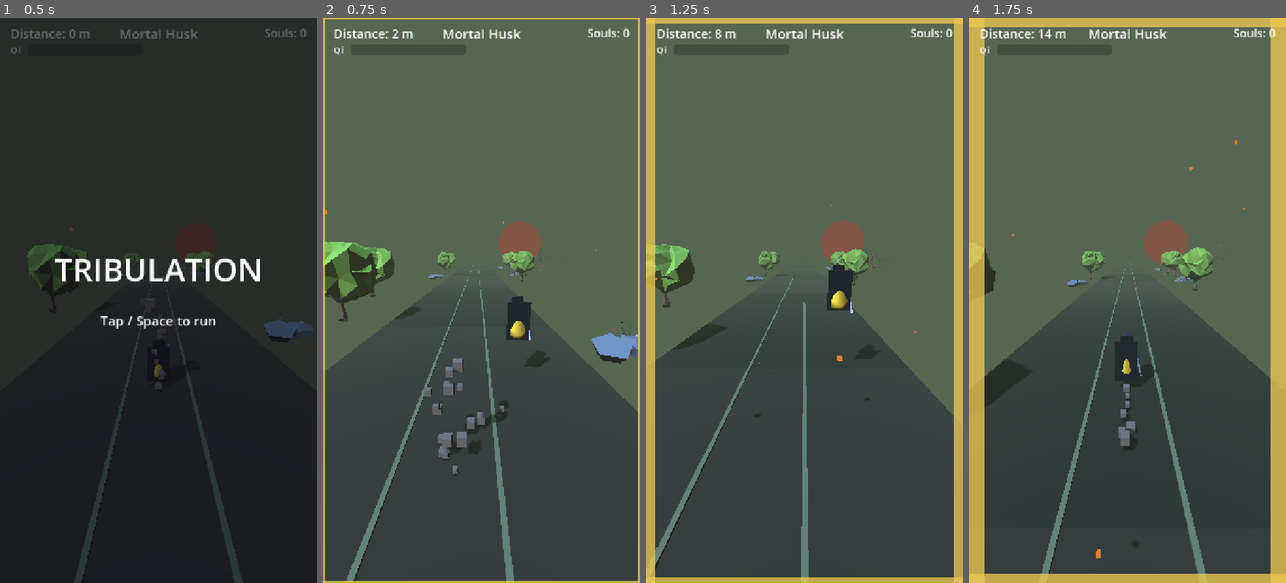
Above: before the commit, frames 1-4 (left to right).
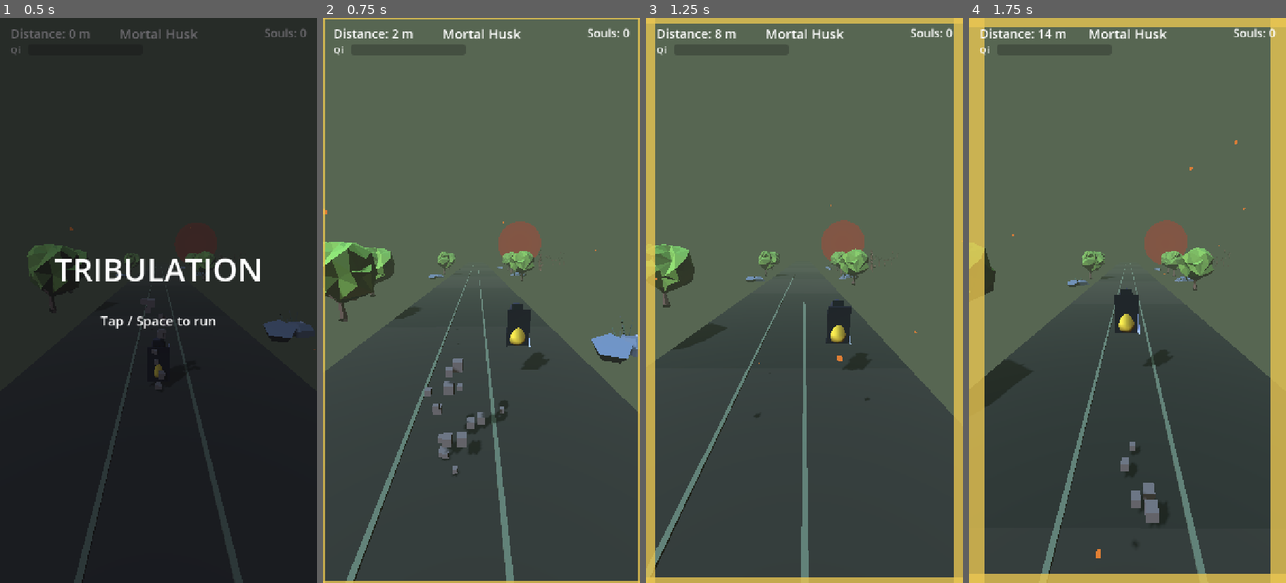
Above: after the commit, the same moments.

Repository: DanielEleojo/tribulation
Game: Godot game, scene res://scenes/game.tscn
Two runs of this game, one before a commit and one after it. Both use one fixed random seed, a clock stepped at 60 frames per second and the inputs below.
Inputs (mouse positions are in pixels of both pictures, inside the frame that each line leads up to):
- Up to frame 1 (0.5 s): no input
- Up to frame 2 (0.75 s): tap Enter (restart) at 0.5 s; move the mouse to (551, 272) at 0.52 s; hold Right (move_right) from 0.53 s (still down); tap Space (jump) at 0.6 s; click (551, 272) at 0.67 s
- Up to frame 3 (1.25 s): keep holding Right (move_right); tap Space (jump) at 0.77, 1.07 s
- Up to frame 4 (1.75 s): move the mouse to (1064, 328) at 1.27 s; release Right (move_right) at 1.28 s; hold Left (move_left) from 1.28 s (still down); tap F (slash) at 1.35 s; tap Space (jump) at 1.52, 1.55 s

Frame 1 is identical in both runs. In frame 2, 0.3% of the frame differs, in the area x 55-71%, y 49-70%; in frame 3, 1.0%; in frame 4, 1.6%, in the area x 7-60%, y 46-90%.

Commit message:
Tune: stage-scaled jump (12->14 by first-rate) + half-exponential stage timing

Diff:
--- a/scripts/game.gd
+++ b/scripts/game.gd
@@ -57,12 +57,23 @@
 	{"name": "Peak",         "accent": Color(0.85, 0.50, 1.00), "energy": 2.0, "scale": 1.25},
 	{"name": "Transcendent", "accent": Color(1.00, 0.90, 0.55), "energy": 2.7, "scale": 1.45},
 ]
-const TIER_DIST: Array = [0, 140, 320, 560, 860]   # "li fled" thresholds for each rank
+# "li fled" thresholds per stage. Intervals grow at HALF a doubling per stage
+# (sqrt(2)^n) from a mildly-raised base of 180 li third->second:
+# 180, ~254, ~360, ~509 -> cumulative below.
+const TIER_DIST: Array = [0, 180, 434, 794, 1303]
 var enemy_tier: int = 0
+
+# Jump power scales with martial stage: base at third-rate, capped max by first-rate.
+const JUMP_BASE: float = 12.0
+const JUMP_MAX: float = 14.0
 
 ## Current foe-rank style, read by the spawner when building a technique/hazard.
 func tier_style() -> Dictionary:
 	return _tiers[enemy_tier]
+
+## Jump velocity for the current martial stage (12 at third-rate -> 14 by first-rate+).
+func _jump_for_tier(t: int) -> float:
+	return lerpf(JUMP_BASE, JUMP_MAX, clampf(float(t) / 2.0, 0.0, 1.0))
 
 func _ready() -> void:
 	add_to_group("game")
@@ -96,6 +107,7 @@
 		_hud.set_realm(String(_realms[0]["name"]))
 	if _player != null:
 		_player.apply_realm_stats(_realms[0])   # weak Mortal Husk baseline
+		_player.set_jump_power(_jump_for_tier(enemy_tier))   # third-rate base jump
 
 func _setup_world() -> void:
 	# Environment: real CC0 night-sky HDRI (Poly Haven) + image-based lighting + fog.
@@ -152,6 +164,8 @@
 				t = i
 		if t != enemy_tier:
 			enemy_tier = t
+			if _player != null:
+				_player.set_jump_power(_jump_for_tier(enemy_tier))
 			_on_tier_up()
 
 	# The Heavenly Net steadily closes; full closure is death.
--- a/scripts/player.gd
+++ b/scripts/player.gd
@@ -11,7 +11,7 @@
 @export var max_speed: float = 22.0        # speed cap so it stays playable
 @export var speed_ramp_time: float = 90.0  # seconds of running to reach max_speed
 @export var gravity: float = 30.0          # downward acceleration (units/sec^2)
-@export var jump_velocity: float = 14.0  # upward velocity on jump (units/sec)
+@export var jump_velocity: float = 12.0  # upward velocity on jump (units/sec; scales with martial stage)
 @export var fast_fall_speed: float = 30.0  # downward dive speed when sliding mid-air
 @export var slash_range: float = 4.0     # how far ahead a slash reaches (units; grows per realm)
 @export var slash_cooldown: float = 0.25 # min seconds between slashes
@@ -454,6 +454,10 @@
 	_tendrils.position = Vector3(0.0, 1.2, 0.3)
 	add_child(_tendrils)
 
+## Jump power scales with martial stage (set by the game coordinator).
+func set_jump_power(v: float) -> void:
+	jump_velocity = v
+
 ## Called by the game coordinator when the run starts (leaving the title screen).
 func begin_run() -> void:
 	_running = true
Not shown, changed: devlog.txt
